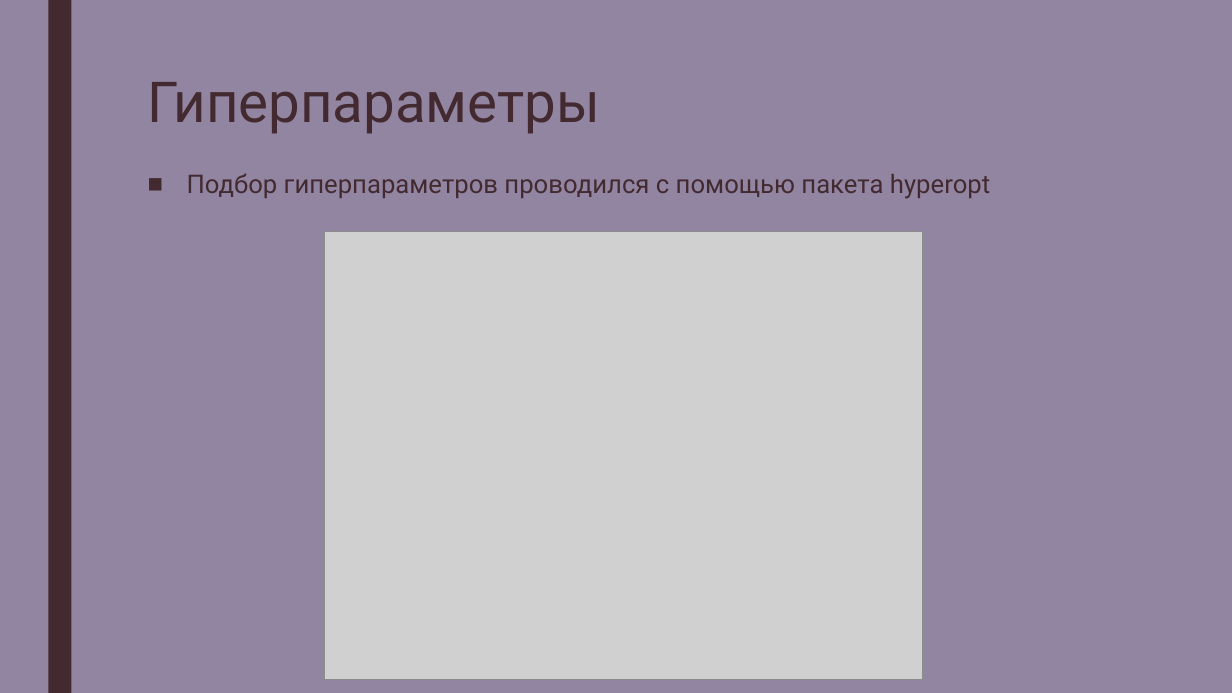
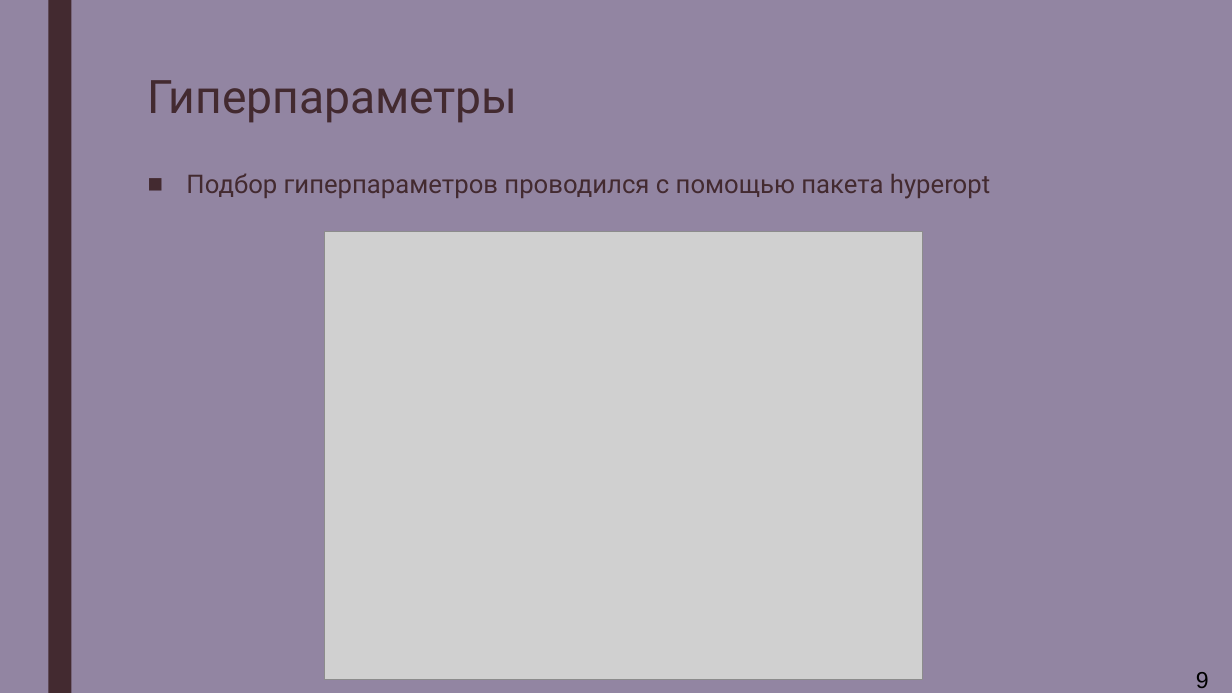
Before and after one commit to zumvanrin/DM_team_RIIID, a slide deck: slide 9 of Riid.pptx (slide 10 before the commit). Drawn at 1232x693 pixels with LibreOffice and Linux fonts; fonts in the diff are those of the drawing; grey boxes stand for pictures. Boxes give left, top, right and bottom in pixels: in the first picture for what was removed or moved away, otherwise in the second. Text is boxed around its words. In the diff, an @@ line names an element or a change of style, - is before the commit and + after.

```diff
--- a/Riid.pptx
+++ b/Riid.pptx
@@ text "Гиперпараметры" at (148, 80, 518, 123): size 44 to 36 pt @@
@@ text added at (1196, 672, 1209, 688), 18 pt, text #000000 @@
+9
```
Also in this commit, not shown: 7 other slides changed, 5 slides added, 5 slides removed.
